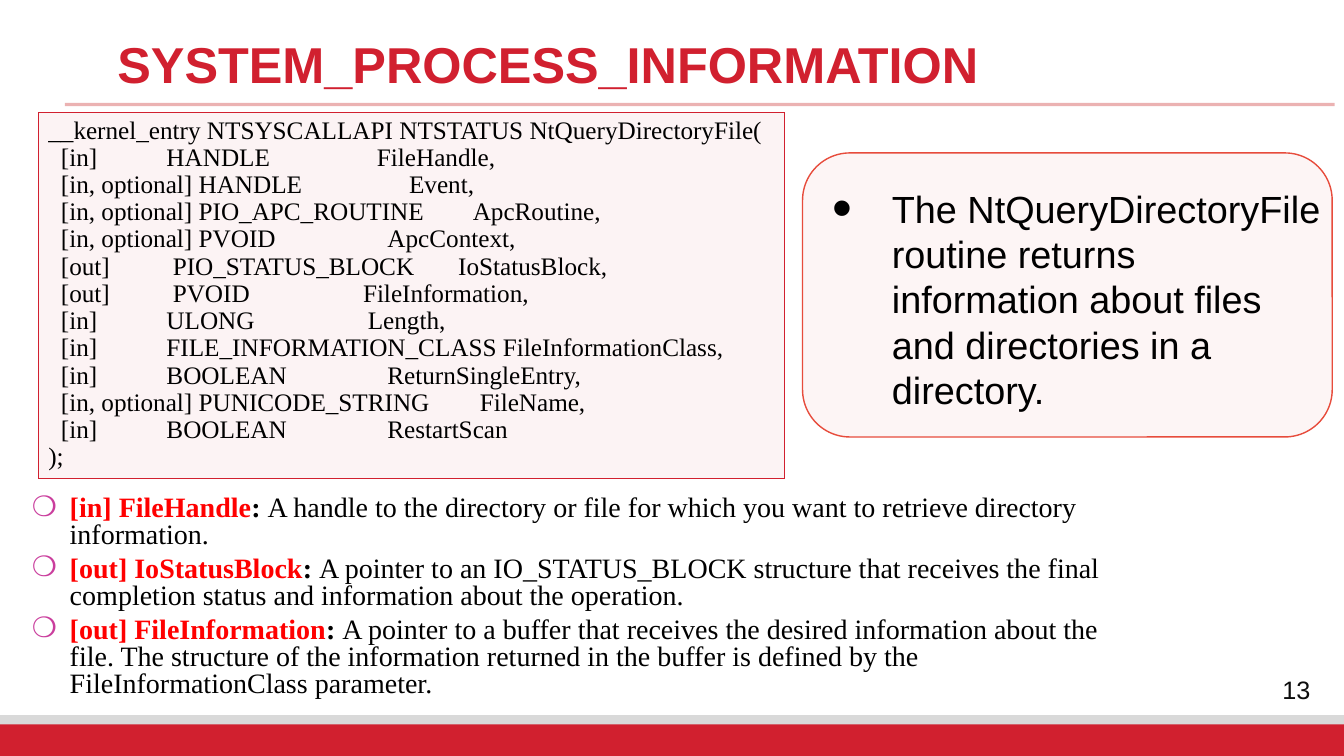
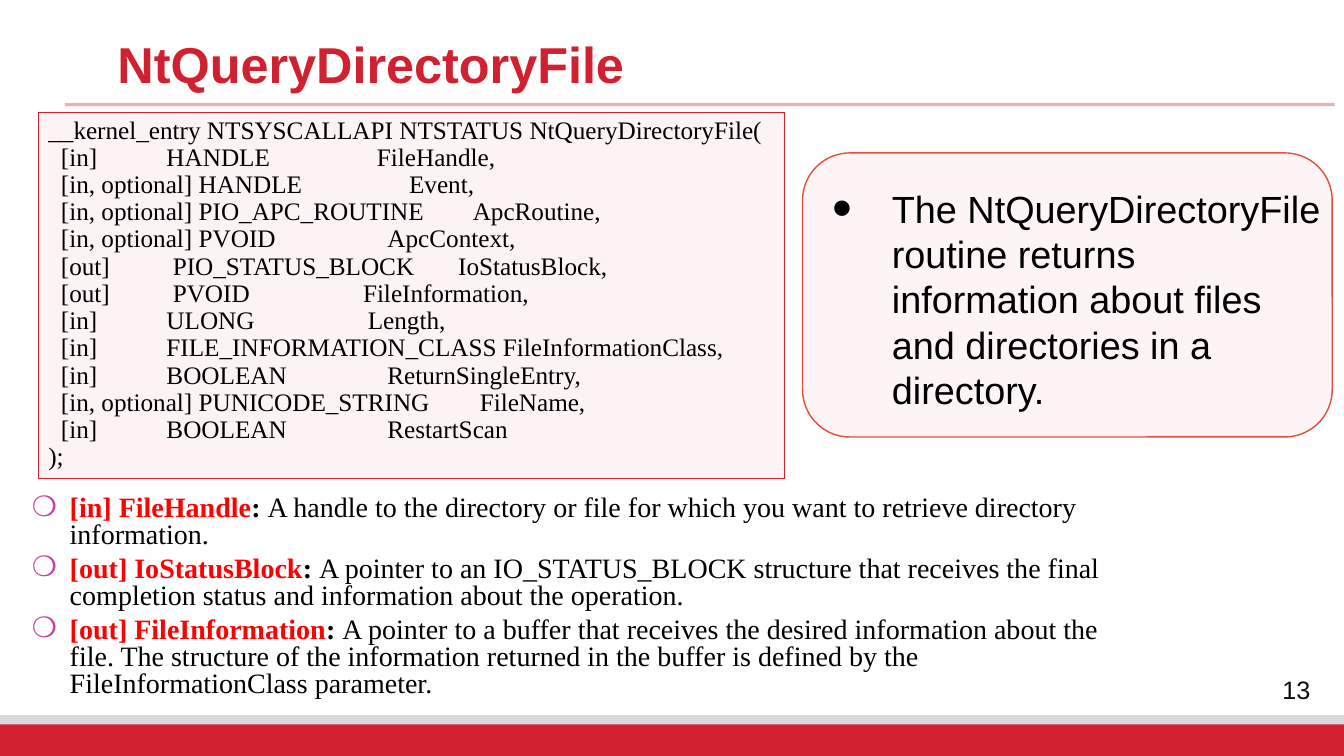
Before and after one commit to fangtian-zhong/fangtian-zhong.github.io, a slide deck: slide 13 of assets/slides/CSCI_591_Malicious_Code_Analysis_10.pptx. Drawn at 1344x756 pixels with LibreOffice and Linux fonts; fonts in the diff are those of the drawing; background and template pictures are left out. Boxes give left, top, right and bottom in pixels: in the first picture for what was removed or moved away, otherwise in the second. Text is boxed around its words. In the diff, an @@ line names an element or a change of style, - is before the commit and + after.

```diff
--- a/assets/slides/CSCI_591_Malicious_Code_Analysis_10.pptx
+++ b/assets/slides/CSCI_591_Malicious_Code_Analysis_10.pptx
@@ text at (117,46,624,93): text changed @@
-SYSTEM_PROCESS_INFORMATION
+NtQueryDirectoryFile
```
Also in this commit, not shown: 10 other slides changed, 1 slide added, 1 slide removed.
